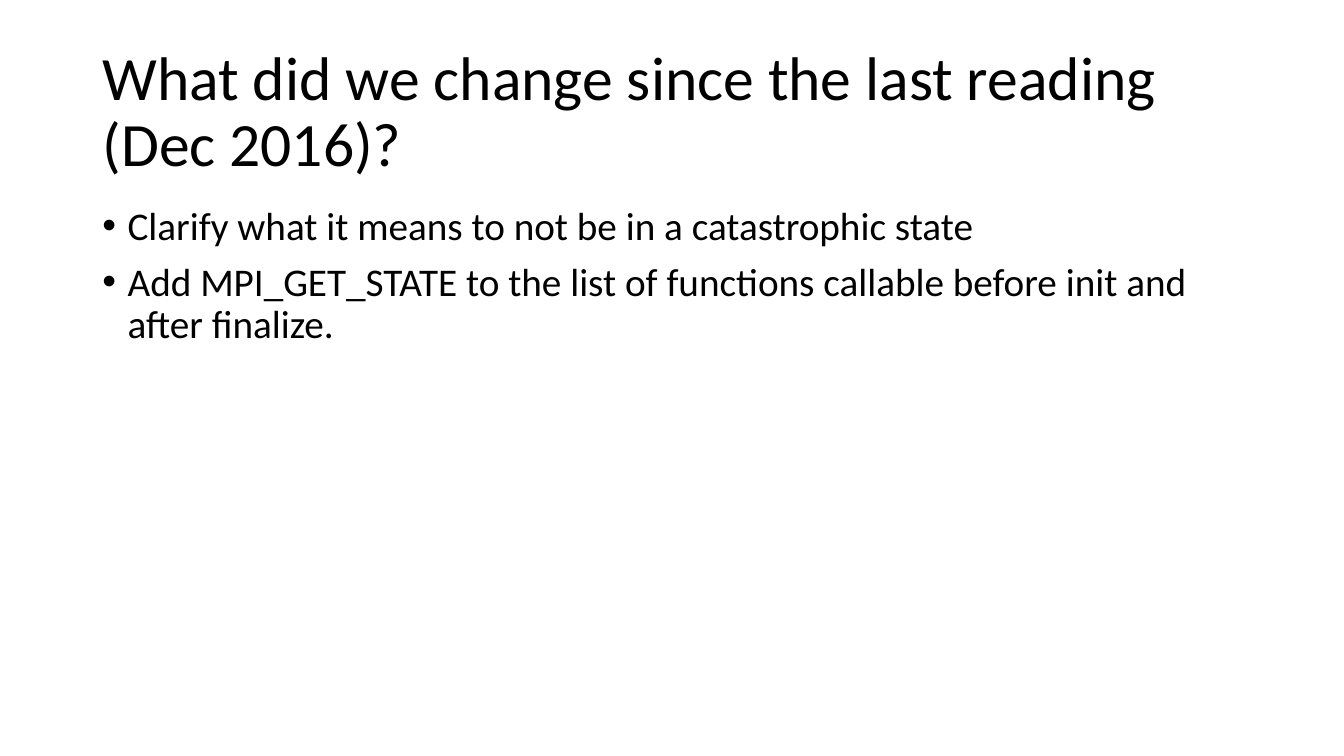
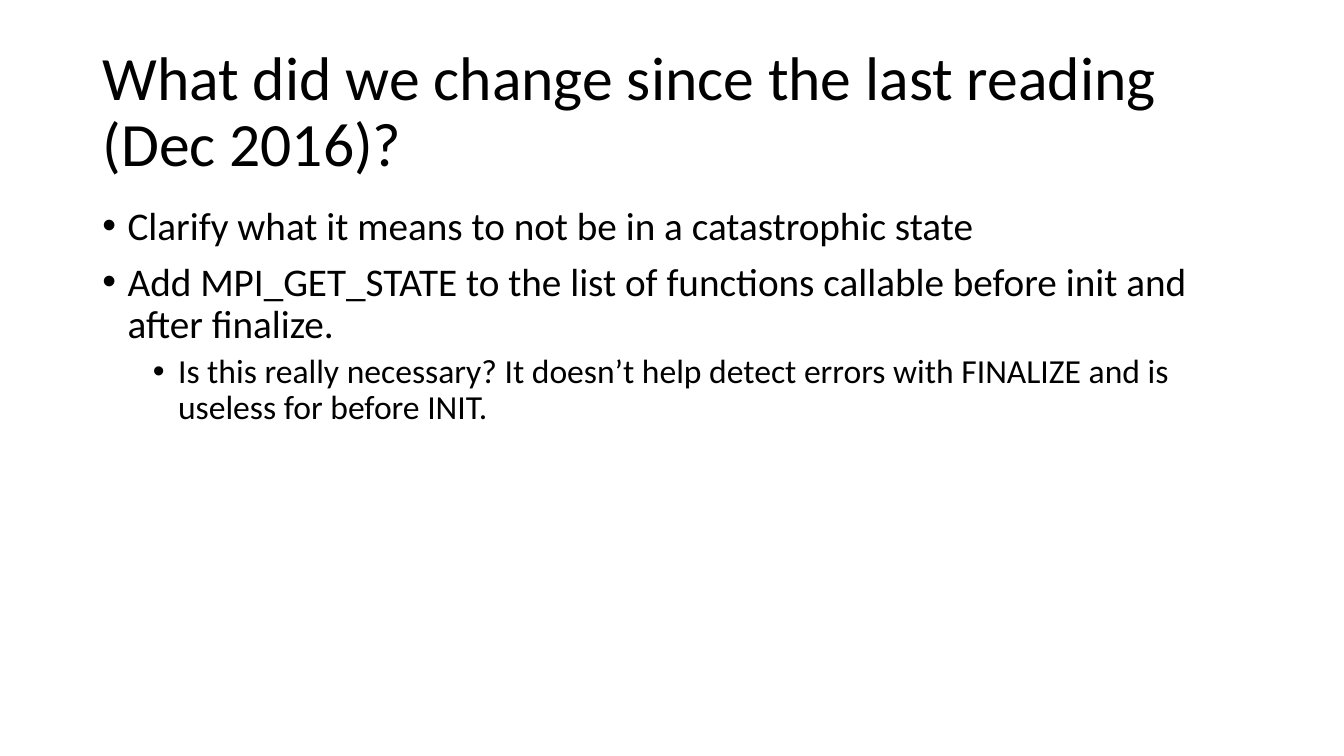
Before and after one commit to mpiwg-ft/ft-issues, a slide deck: slide 7 of slides/2017-12-05-Catastrophic-Errors.pptx. Drawn at 1344x756 pixels with LibreOffice and Linux fonts; fonts in the diff are those of the drawing. Boxes give left, top, right and bottom in pixels: in the first picture for what was removed or moved away, otherwise in the second. Text is boxed around its words. In the diff, an @@ line names an element or a change of style, - is before the commit and + after.

```diff
--- a/slides/2017-12-05-Catastrophic-Errors.pptx
+++ b/slides/2017-12-05-Catastrophic-Errors.pptx
@@ text at (178, 359, 1169, 420): paragraph added @@
+  • Is this really necessary? It doesn’t help detect errors with FINALIZE and is useless for before INIT.
```
Also in this commit, not shown: 1 other slide changed, 1 other file.
